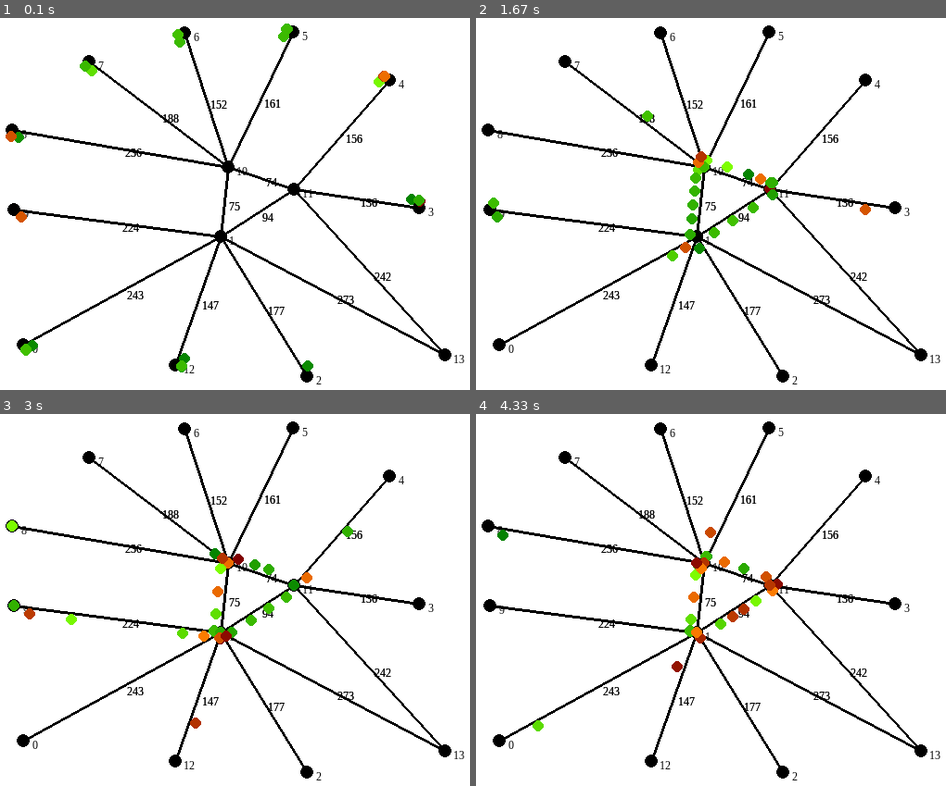
Above: before the commit, frames 1-4 (two rows, left to right).
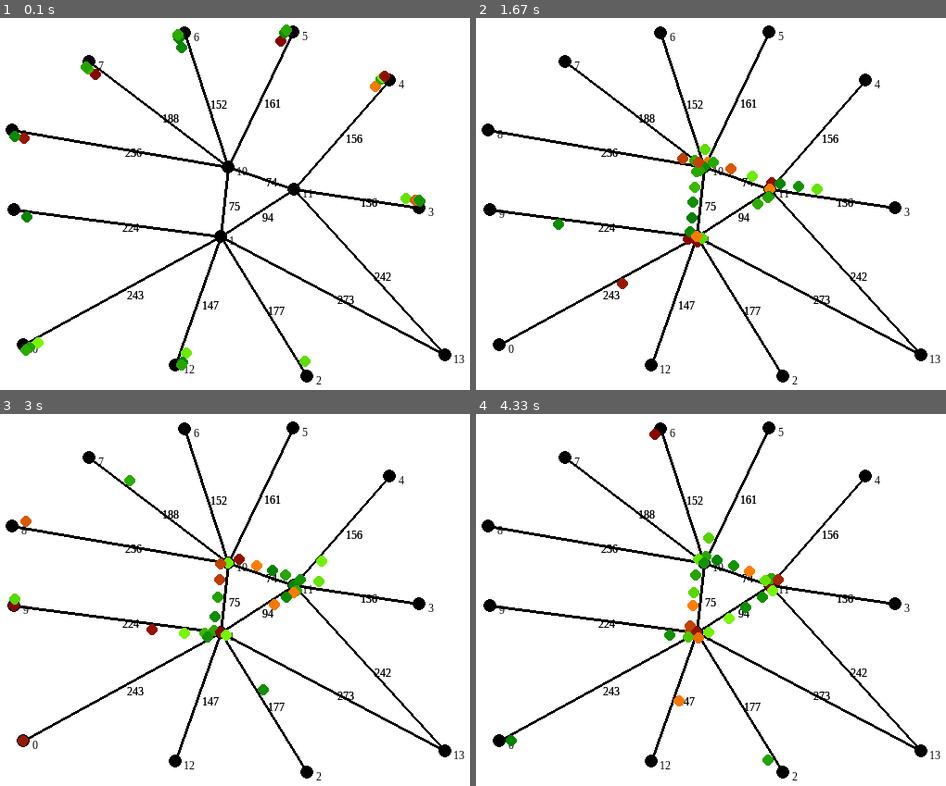
Above: after the commit, the same moments.

Repository: Ickaser/car-graph-viz
Game: pygame game, started from main_pygame.py
Two runs of this game, one before a commit and one after it. Both use one fixed random seed, a clock stepped at 60 frames per second and the inputs below.
Inputs:
- Up to frame 1 (0.1 s): no input
- Up to frame 2 (1.67 s): hold Right 0.33-0.8 s; hold Right 0.83-1.3 s; hold Left from 1.33 s (still down)
- Up to frame 3 (3 s): release Left at 1.87 s; hold Left 1.9-2.3 s; hold Right 2.33-2.97 s
- Up to frame 4 (4.33 s): hold Left 3-3.47 s; hold Right 3.5-3.97 s; hold Right from 4 s (still down)

The runs differ from the first frame. In frame 1, 0.9% of the frame differs, in the area x 1-91%, y 1-96%; in frame 2, 1.8%; in frame 3, 1.9%, in the area x 1-76%, y 16-90%; in frame 4, 1.8%.

Commit message:
Continued cleanup
Moved CNR logo file so it is less OS-dependent; readability improvements on Car class

Diff:
--- a/main_pygame.py
+++ b/main_pygame.py
@@ -12,15 +12,19 @@
 # gets used in a number of functions, as it turns out
 size = (650, 420)
 
+
 # configurable values used when generating cars
-carsNum = 30
-carSize = 13
-stepsNum = 1
-carAccel = 3
-nodeWait = 3
+carSettings = dict(
+    carSize = 13,
+    carAccel = 3,
+    nodeWait = 3,
+    randomBehavior = False,
+)
 lanes = True
 weights = False
-randomBehavior = False
+carsNum = 30
+stepsNum = 1
+
 # should be in same directory as this file
 xmlFilename = "storage_b.xml"
 
@@ -48,7 +52,7 @@
     pygame.display.flip()
 
     # create the cars
-    carList = [cars.Car(graph, randomBehavior = randomBehavior, accel = carAccel, nodeWait = nodeWait, carSize = carSize) for i in range(carsNum)]
+    carList = [cars.Car(graph, carSettings) for i in range(carsNum)]
 
     # variable for controlling the main() loop
     running = True
@@ -95,9 +99,9 @@
     # initialize pygame
     pygame.init()
     # set up the top bar of the window
-    logo = pygame.image.load("simulator\\32x32CNRIIA.jpg")
+    logo = pygame.image.load("32x32CNRIIA.jpg")
     pygame.display.set_icon(logo)
-    pygame.display.set_caption("macchine che muovono")
+    pygame.display.set_caption("Traffic Simulation")
 
     # stat pygame's typesetting system
     pygame.freetype.init()
@@ -157,7 +161,7 @@
                 carList.remove(car)
                 del car
                 # make a new car
-                carList.append(cars.Car(graph, randomBehavior = randomBehavior, accel = carAccel, nodeWait = nodeWait, carSize = carSize))
+                carList.append(cars.Car(graph, carSettings))
 
 def update_screen(screenObj, mapObj, carList, old_dirtyRects, new_dirtyRects):
 
@@ -172,11 +176,13 @@
         #various colors, oldest cars are red and newest are green
         # colorOffset = int(255.0/len(carList))
         # new_dirtyRects.append(pygame.draw.circle(screenObj, pygame.Color(255 - colorOffset * i, colorOffset*i, 0, 255), car.pos.coords, car.carSize / 2))
+
         #various colors, random based on car id
         new_dirtyRects.append(pygame.draw.circle(screenObj, pygame.Color((int(id(car))/100 +128) % 255, int(id(car))/100 % 255, 0, 255), car.pos.coords, car.carSize / 2))
 
         #red one way, blue the other
         # new_dirtyRects.append(pygame.draw.circle(screenObj, pygame.Color("red" if car.pos.direction else "blue"), car.pos.coords, car.carSize / 2))
+
         #red at stopped, more green at speed
         # new_dirtyRects.append(pygame.draw.circle(screenObj, pygame.Color(*(255 - 5*car.velocity, 5*car.velocity, 0, 255)), car.pos.coords, car.carSize / 2))
 
--- a/simulator/cars.py
+++ b/simulator/cars.py
@@ -203,26 +203,27 @@
 class Car:
     """
     Simulates a car moving along the graph.
-    graph argument: a fully built graph. Will be stored by reference in the car's data
-    randomBehavior: Defaults to True. If false, should have goal. Not yet implemented.
-    accel: sets an overall acceleration, which serves as base for car velocity
+    graph argument: a fully built graph. Will be stored by reference in the car's data. Car gets weighted/lanes properties from graph.
+    carBehavior argument: a dict containing the following variables.  \n\n
+    randomBehavior: Defaults to True. If false, gets a random goal and creates a plan at init.
+    accel: sets an overall acceleration, which serves as base for car velocity.
     nodeWait: sets the number of time steps it takes a car to get through a node
     pos: defaults to 0, not used. If is an instance of Position class and randomBehavior is False, should be a starting position.
     carSize: sets the size of car in pixel, used in lanes implementation and accessible for visualization
-    Gets weighted or lanes property from graph.
     """
-    def __init__(self, graph, randomBehavior = True, carSize = 5, accel = 5, nodeWait = 1, pos = 0):
+    def __init__(self, graph, carBehavior = {}): # randomBehavior = True, carSize = 5, accel = 5, nodeWait = 1, pos = 0):
 
         self.graph = graph
-        self.randomBehavior = randomBehavior
-        self.pos = pos
-        self.accel = accel
-        self.nodeWait = nodeWait
-        self.currentWait = 0
         self.lanes = self.graph.lanes
         self.weighted = self.graph.weighted
-        self.carSize = carSize
-
+
+        self.randomBehavior = carBehavior.get("randomBehavior", True)
+        self.pos = carBehavior.get("pos", 0)
+        self.accel = carBehavior.get("accel", 5)
+        self.nodeWait = carBehavior.get("nodeWait", 1)
+        self.carSize = carBehavior.get("carSize", 5)
+
+        self.currentWait = 0
         # TUNING
         # Inital car position
 
@@ -241,7 +242,7 @@
         self.pos = Position(self.graph, startNodes[0], startNodes[1], startDist)
 
         # if following a planned path, set plan
-        if not randomBehavior:
+        if not self.randomBehavior:
             # Still uses random goals, but follows a direct course to the goal
             # TUNING
             # self.nodeGoal = np.random.randint(0, graph.size)
@@ -259,95 +260,101 @@
 
     def updatePosition(self):
         """
-        All-inclusive method to move the car by one time step.
-        Takes no arguments; returns True if car has reached goal node, otherwise returns False.
+        All-inclusive method to move the car by one time step. \n
+        Takes no arguments; returns True if car has reached goal node, otherwise returns False. \n
+        If the car is at a node, calls self.nodeBehavior; if the car is at node, accelerates and moves
         """
 
         # if at node, move to the next edge (or end movement and remove the car)
         if self.pos.atNode:
-
             return self.nodeBehavior()
 
-        # along edge: update velocity, then move that far along edge
-
-        # To update velocity, there are two methods: with and without lanes implementation
         # Acceleration handling: lanes implementation, which avoids collision
         if self.lanes:
-
             nextCar = self.getNextCarEdge()
             if nextCar:
                 carAhead = True
             else:
                 carAhead = False
-
             # if a car is found ahead on the road, compute an appropriate velocity adjustment
             if carAhead:
-                veloDiff = nextCar.velocity - self.velocity
-                distDiff = self.pos.toNext - nextCar.pos.toNext
-
-                decelDist = 2 * self.carSize + self.accel * sum(range(int(nextCar.velocity/self.accel), int(self.velocity/self.accel)+1))
-
-                # acceleration behavior depends on veloDiff, distDiff, and decelDist.
-
-                # car ahead is actually at same position: fudge the distance a little so they spread apart
-                if distDiff == 0:
-                    self.velocity += -1 if self.velocity > 0 else 1
-                # car ahead is going faster, is not on top: accelerate
-                elif veloDiff > 0 and distDiff > self.carSize:
-                    self.velocity += self.accel if veloDiff >= self.accel else veloDiff
-                # car ahead is slower and close: decelerate
-                elif veloDiff < 0 and distDiff <= decelDist:
-                    self.velocity -= self.accel if self.velocity >= self.accel else self.velocity
-                # car ahead is slower or same speed but far away: ignore car ahead (triggers next block below)
-                elif veloDiff < 0 and distDiff > decelDist:
-                    carAhead = False
-                # car ahead is same speed and close: maintain
-                elif veloDiff == 0 and distDiff <= decelDist:
-                    pass
-                # car ahead is same speed and far: ignore car ahead
-                elif veloDiff == 0 and distDiff > decelDist:
-                    carAhead = False
-
-                # car ahead is going same speed: do nothing
-
-
-
-
-
-        # Acceleration handling: calculate to next node (either no lanes, or no cars ahead)
+                self.velocity += self.accelWithFollowing(nextCar)
+
+        # Acceleration handling: calculate to next node (either without lanes, or no cars ahead)
         if not self.lanes or not carAhead:
-
-            # distance required to decelerate completely
-            decelDist = self.accel * sum(range(int(self.velocity/self.accel)+1))
-
-            # if using weighted graph behavior, fetch weighted speed limit at each update
-            if self.graph.weighted:
-                self.speedLimit = self.graph.edges[(self.pos.nodeFrom, self.pos.nodeTo)]["weighted speed"][self.pos.direction]
-
-            # if car has room to decelerate later, accelerate up to speed limit
-            if self.pos.toNext > self.velocity + self.accel +  decelDist:
-                if self.velocity < self.speedLimit:
-                    speedUnder = self.speedLimit-self.velocity
-                    self.velocity += self.accel if speedUnder >= self.accel else speedUnder
-
-            # if car is approaching node, begin decelerating
-            elif self.pos.toNext <= decelDist:
-                self.velocity -= self.accel
-            # if car is close, but going very slow, set velocity to self.accel baseline
-            if self.pos.toNext <= self.carSize and self.velocity < self.accel:
-                self.velocity = self.accel
+            self.velocity += self.accelWithoutFollowing()
 
         # require self.velocity to be nonnegative and less than speed limit
         if self.velocity < 0:
             self.velocity = 0
-        elif self.velocity >self.speedLimit:
+        elif self.velocity > self.speedLimit:
             self.velocity = self.speedLimit
             # for debug purposes
             print("A car tried to go faster than the speed limit.")
-            print("Deets: veloDiff =", veloDiff, "distDiff =", distDiff, "decelDist =", decelDist)
         # travel along edge
         self.pos.update(self.velocity)
 
+    def accelWithFollowing(self, nextCar):
+        """
+        Takes self and a Car object as argument; the Car object should be on the same edge and ahead of self.
+        Returns the appropriate acceleration (change in velocity, either + or -).
+        """
+        # Compute the values on which the behavior is based
+        veloDiff = nextCar.velocity - self.velocity
+        distDiff = self.pos.toNext - nextCar.pos.toNext
+        decelDist = 2 * self.carSize + self.accel * sum(range(int(nextCar.velocity/self.accel), int(self.velocity/self.accel)+1))
+
+        # car ahead is actually at same position: fudge the distance a little so they spread apart
+        if distDiff == 0:
+            return -1 if self.velocity > 0 else 1
+        # car ahead is going faster, is not overlapping: accelerate
+        elif veloDiff > 0 and distDiff > self.carSize:
+            return self.accel if veloDiff >= self.accel else veloDiff
+        # car ahead is slower and close: decelerate
+        elif veloDiff < 0 and distDiff <= decelDist:
+            return -self.accel if self.velocity >= self.accel else -self.velocity
+        # car ahead is slower or same speed but far away: ignore car ahead (call other function)
+        elif veloDiff < 0 and distDiff > decelDist:
+            return self.accelWithoutFollowing()
+        # car ahead is same speed and close: maintain speed
+        elif veloDiff == 0 and distDiff <= decelDist:
+            return 0
+        # car ahead is same speed and far: ignore car ahead (call other function)
+        elif veloDiff == 0 and distDiff > decelDist:
+            return self.accelWithoutFollowing()
+
+        # if none of the above cases are true, maintain speed
+        return 0
+
+    def accelWithoutFollowing(self):
+        """
+        Takes only self as argument.
+        Returns the acceleration, such that the car slows down before it reaches the next destination.
+        """
+
+        # distance required to decelerate completely
+        decelDist = self.accel * sum(range(int(self.velocity/self.accel)+1))
+
+        # if using weighted graph behavior, fetch weighted speed limit at each update
+        if self.graph.weighted:
+            self.speedLimit = self.graph.edges[(self.pos.nodeFrom, self.pos.nodeTo)]["weighted speed"][self.pos.direction]
+
+        # if car has room to decelerate later before reaching node, accelerate up to speed limit
+        if self.pos.toNext > self.velocity + self.accel +  decelDist:
+            if self.velocity < self.speedLimit:
+                speedUnder = self.speedLimit-self.velocity
+                return self.accel if speedUnder >= self.accel else speedUnder
+
+        # if car is close to node, but going very slow, increase velocity slightly to ensure the car arrives
+        if self.pos.toNext <= self.carSize and self.velocity < self.accel:
+            return 1
+
+        # if car is approaching node, begin decelerating
+        elif self.pos.toNext <= decelDist:
+            return -self.accel
+
+        # if none of the other cases are true, maintain velocity
+        return 0
 
     def getNextCarEdge(self):
         """
Renamed: simulator/32x32CNRIIA.jpg -> 32x32CNRIIA.jpg
Not shown, changed: README.md
